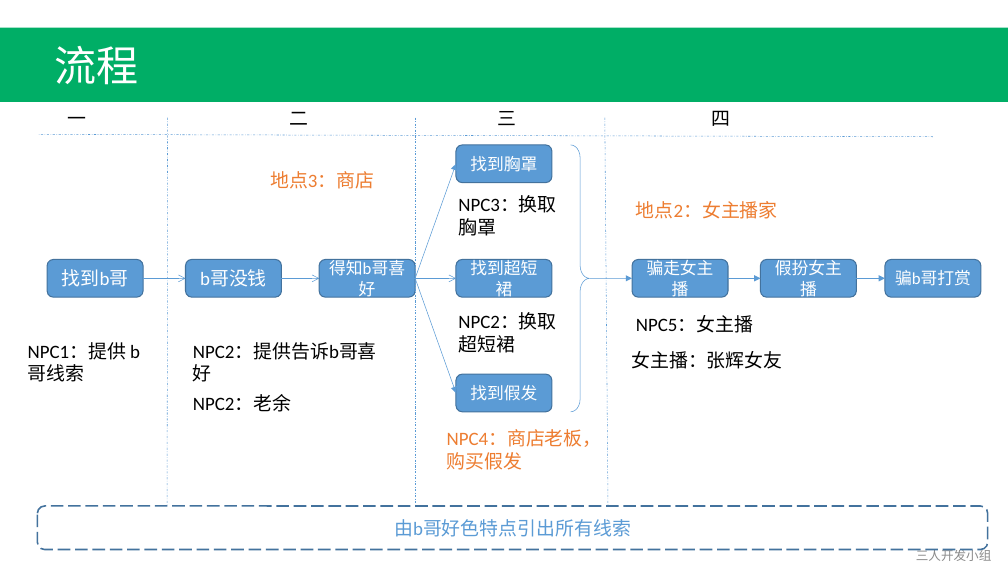
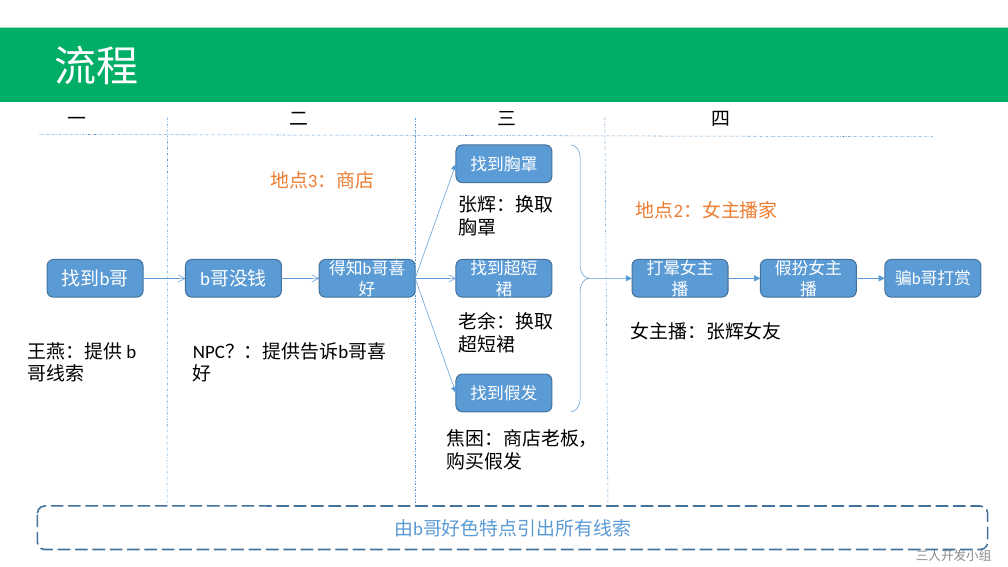
Before and after one commit to Fordebt/Give-me-my-money, a slide deck: slide 3 of 关卡2-李硕.pptx. Drawn at 1008x567 pixels with LibreOffice and Linux fonts; fonts in the diff are those of the drawing. Boxes give left, top, right and bottom in pixels: in the first picture for what was removed or moved away, otherwise in the second. Text is boxed around its words. In the diff, an @@ line names an element or a change of style, - is before the commit and + after.

```diff
--- a/关卡2-李硕.pptx
+++ b/关卡2-李硕.pptx
@@ text at box(458, 195, 552, 236): text changed @@
-NPC3：换取胸罩
+张辉：换取胸罩
@@ text in rounded rectangle at box(647, 257, 714, 300): text changed @@
-骗走女主播
+打晕女主播
@@ text at box(458, 312, 552, 353): text changed @@
-NPC2：换取超短裙
+老余：换取超短裙
@@ text "女主播：张辉女友": place and size @@
-text "女主播：张辉女友" at box(631, 351, 782, 369)
+text "女主播：张辉女友" at box(631, 322, 782, 340)
@@ text removed at box(636, 315, 753, 333) @@
-NPC5：女主播
@@ text at box(28, 342, 122, 360): text changed @@
-NPC1：提供 b哥线索
+王燕：提供 b哥线索
@@ text at box(193, 342, 386, 360): text changed @@
-NPC2：提供告诉b哥喜好
+NPC？：提供告诉b哥喜好
@@ text removed at box(193, 395, 291, 412) @@
-NPC2：老余
@@ text at box(447, 429, 598, 470): text changed; text colour #ED7D31 to #000000 @@
-NPC4：商店老板，购买假发
+焦困：商店老板，购买假发
```
Also in this commit, not shown: 1 other slide changed, 6 other files.
